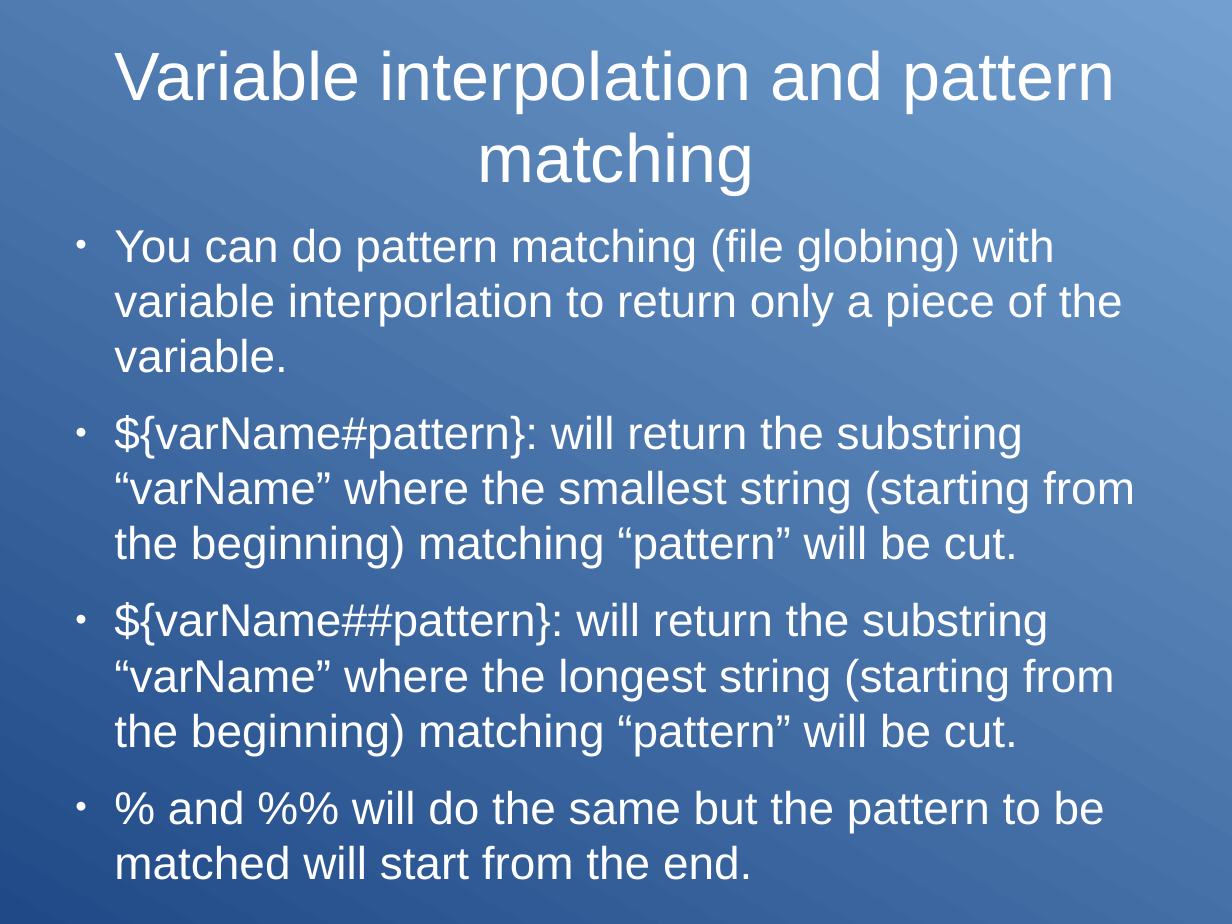
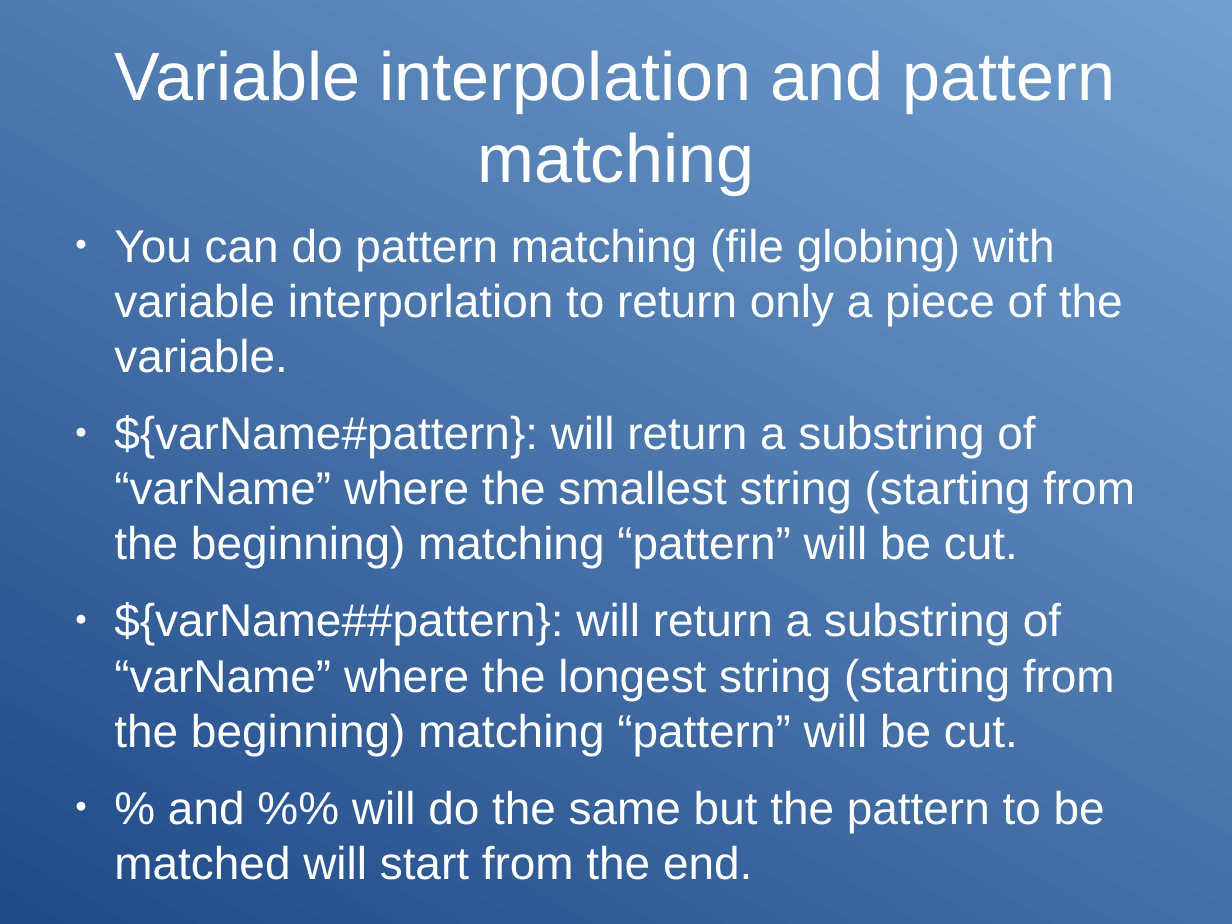
Before and after one commit to Clibre/An-introduction-to-bash, a slide deck: slide 88 of presentation.odp. Drawn at 1232x924 pixels with LibreOffice and Linux fonts; fonts in the diff are those of the drawing. Boxes give left, top, right and bottom in pixels: in the first picture for what was removed or moved away, otherwise in the second. Text is boxed around its words. In the diff, an @@ line names an element or a change of style, - is before the commit and + after.

```diff
--- a/presentation.odp
+++ b/presentation.odp
@@ text at (114,415,1135,756): text changed @@
-● ${varName#pattern}: will return the substring “varName” where the smallest string (starting from the beginning) matching “pattern” will be cut.
-● ${varName##pattern}: will return the substring “varName” where the longest string (starting from the beginning) matching “pattern” will be cut.
+● ${varName#pattern}: will return a substring of “varName” where the smallest string (starting from the beginning) matching “pattern” will be cut.
+● ${varName##pattern}: will return a substring of “varName” where the longest string (starting from the beginning) matching “pattern” will be cut.
```
Also in this commit, not shown: 20 other slides changed, 1 slide added, 1 slide removed, 2 other files.
